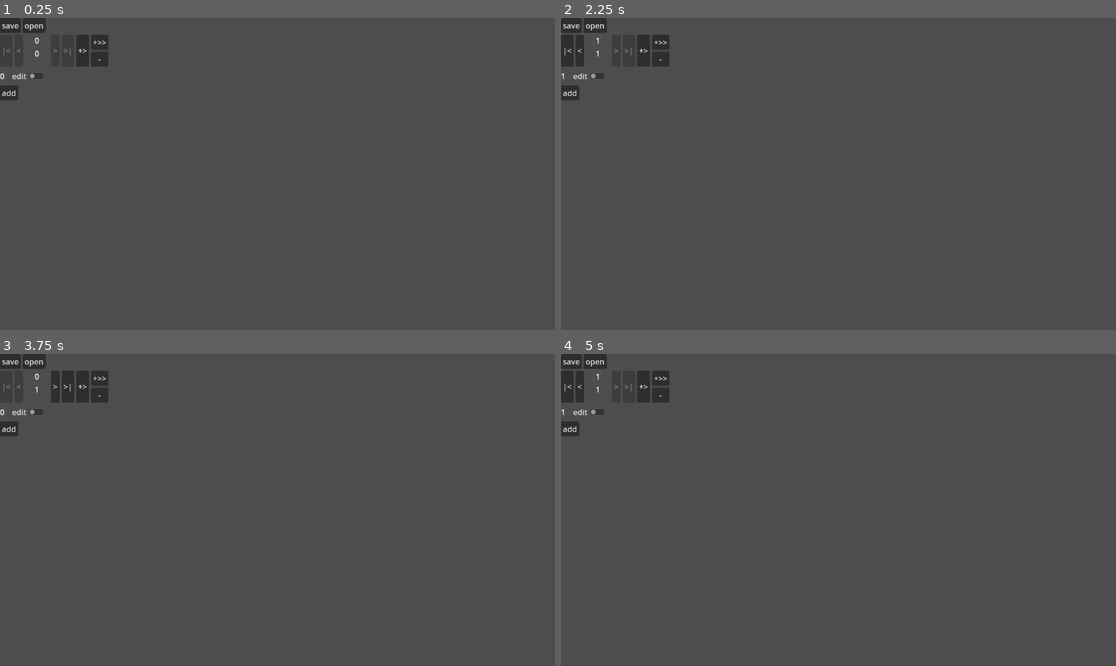
Above: before the commit, frames 1-4 (two rows, left to right).
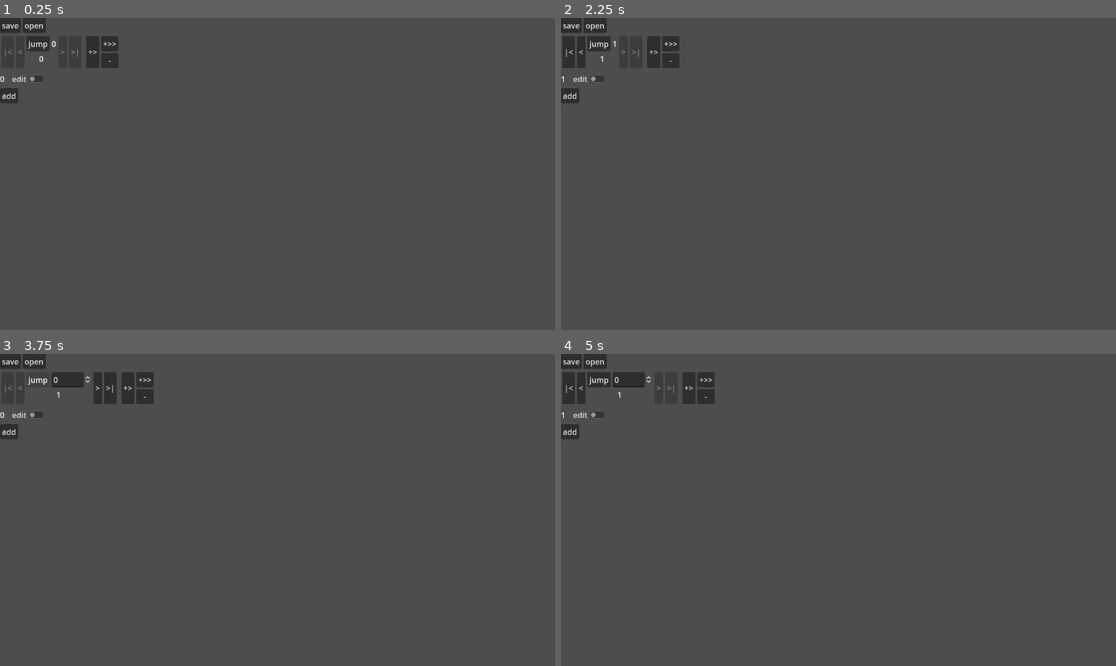
Above: after the commit, the same moments.

Repository: SnekOfSpice/dialog-editor
Game: Godot game, scene res://src/editor.tscn
Same seed, same stepped clock (60 frames per second), same inputs: the game is played once before the commit and once after it.
Inputs (mouse positions are in pixels of both pictures, inside the frame that each line leads up to):
- Up to frame 1 (0.25 s): no input
- Up to frame 2 (2.25 s): click "+>" at 0.5 s; click "|<" at 1.25 s; click ">" at 2 s
- Up to frame 3 (3.75 s): click "<" at 2.75 s; click (38, 378) at 3.5 s, where only the run after the commit has a clickable "jump"
- Up to frame 4 (5 s): click ">|" at 4.25 s

The runs differ from the first frame. In frame 1, 0.8% of the frame differs, in the area x 0-22%, y 5-28%; in frame 2, 0.9%; in frame 3, 1.4%, in the area x 0-28%, y 5-28%; in frame 4, 1.3%.

Commit message:
jump to page

Diff:
--- a/src/editor.gd
+++ b/src/editor.gd
@@ -11,6 +11,8 @@
 
 	Pages.connect("pages_modified", update_controls)
 	update_controls()
+
+	set_current_page_changeable(false)
 
 func load_page(number: int):
 	if number < 0 or number > Pages.get_page_count():
@@ -27,7 +29,7 @@
 
 	prints("loading ", number)
 	var page = _page.instantiate()
-	get_node("Core/PageContainer").add_child(page)
+	$Core/PageContainer.add_child(page)
 	page.init(number)
 	current_page = page
 
@@ -42,8 +44,8 @@
 	find_child("Prev").disabled = current_page.number <= 0
 	find_child("Next").disabled = current_page.number >= Pages.get_page_count() - 1
 	find_child("Last").disabled = current_page.number >= Pages.get_page_count() - 1
-	get_node("Core/PageControl/PageNav/PageCount/Current").text = str(current_page.number)
-	get_node("Core/PageControl/PageNav/PageCount/Count").text = str(Pages.get_page_count() - 1)
+	find_child("PageCountCurrent").text = str(current_page.number)
+	find_child("PageCountMax").text = str(Pages.get_page_count() - 1)
 
 func add_empty_page():
 	var page_count = Pages.get_page_count()
@@ -131,5 +133,23 @@
 	var int_data := {}
 	for i in data.size():
 		int_data[int(i)] = data.get(str(i))
+
 	Pages.page_data = int_data
 	load_page(0)
+
+
+
+func set_current_page_changeable(value:bool):
+	find_child("PageCountSpinCounter").visible = value
+	find_child("PageCountSpinCounter").max_value = Pages.get_page_count() - 1
+	find_child("PageCountSpinCounter").get_line_edit().text = find_child("PageCountCurrent").text
+	find_child("PageCountSpinCounter").apply()
+	find_child("PageCountCurrent").visible = not value
+
+func _on_change_page_button_pressed() -> void:
+
+
+	if find_child("PageCountSpinCounter").visible:
+		load_page(find_child("PageCountSpinCounter").value)
+
+	set_current_page_changeable(find_child("PageCountCurrent").visible)
--- a/src/editor.tscn
+++ b/src/editor.tscn
@@ -1,7 +1,21 @@
-[gd_scene load_steps=3 format=3 uid="uid://bjaj8aln7f08r"]
+[gd_scene load_steps=6 format=3 uid="uid://bjaj8aln7f08r"]
 
+[ext_resource type="Theme" uid="uid://jddhsc4auo55" path="res://visuals/amber_cherryblossom.tres" id="1_nb6ej"]
 [ext_resource type="Script" path="res://src/editor.gd" id="1_r2t7d"]
 [ext_resource type="PackedScene" uid="uid://bl3r0kwwycrmw" path="res://src/page.tscn" id="2_kbraj"]
+
+[sub_resource type="StyleBoxFlat" id="StyleBoxFlat_1frgx"]
+bg_color = Color(0.984314, 0.882353, 0.960784, 0.254902)
+draw_center = false
+border_width_left = 3
+border_width_top = 3
+border_width_right = 3
+border_width_bottom = 3
+border_color = Color(0.847059, 0, 0.631373, 1)
+border_blend = true
+
+[sub_resource type="Theme" id="Theme_bik72"]
+PanelContainer/styles/panel = SubResource("StyleBoxFlat_1frgx")
 
 [node name="Editor" type="Control"]
 layout_mode = 3
@@ -10,6 +24,7 @@
 anchor_bottom = 1.0
 grow_horizontal = 2
 grow_vertical = 2
+theme = ExtResource("1_nb6ej")
 script = ExtResource("1_r2t7d")
 
 [node name="Core" type="VBoxContainer" parent="."]
@@ -39,53 +54,80 @@
 [node name="PageNav" type="HBoxContainer" parent="Core/PageControl"]
 layout_mode = 2
 
-[node name="First" type="Button" parent="Core/PageControl/PageNav"]
+[node name="PanelContainer" type="MarginContainer" parent="Core/PageControl/PageNav"]
+layout_mode = 2
+size_flags_horizontal = 3
+theme = SubResource("Theme_bik72")
+
+[node name="HBoxContainer" type="HBoxContainer" parent="Core/PageControl/PageNav/PanelContainer"]
+layout_mode = 2
+
+[node name="First" type="Button" parent="Core/PageControl/PageNav/PanelContainer/HBoxContainer"]
 layout_mode = 2
 focus_mode = 0
 text = "|<"
 
-[node name="Prev" type="Button" parent="Core/PageControl/PageNav"]
+[node name="Prev" type="Button" parent="Core/PageControl/PageNav/PanelContainer/HBoxContainer"]
 layout_mode = 2
 focus_mode = 0
 text = "<"
 
-[node name="PageCount" type="VBoxContainer" parent="Core/PageControl/PageNav"]
+[node name="PageCount" type="VBoxContainer" parent="Core/PageControl/PageNav/PanelContainer/HBoxContainer"]
 custom_minimum_size = Vector2(50, 0)
 layout_mode = 2
 
-[node name="Current" type="Label" parent="Core/PageControl/PageNav/PageCount"]
+[node name="HBoxContainer" type="HBoxContainer" parent="Core/PageControl/PageNav/PanelContainer/HBoxContainer/PageCount"]
+layout_mode = 2
+
+[node name="ChangePageButton" type="Button" parent="Core/PageControl/PageNav/PanelContainer/HBoxContainer/PageCount/HBoxContainer"]
+layout_mode = 2
+focus_mode = 0
+text = "jump"
+
+[node name="PageCountCurrent" type="Label" parent="Core/PageControl/PageNav/PanelContainer/HBoxContainer/PageCount/HBoxContainer"]
 layout_mode = 2
 text = "40"
 horizontal_alignment = 1
 
-[node name="Count" type="Label" parent="Core/PageControl/PageNav/PageCount"]
+[node name="PageCountSpinCounter" type="SpinBox" parent="Core/PageControl/PageNav/PanelContainer/HBoxContainer/PageCount/HBoxContainer"]
+layout_mode = 2
+update_on_text_changed = true
+select_all_on_focus = true
+
+[node name="PageCountMax" type="Label" parent="Core/PageControl/PageNav/PanelContainer/HBoxContainer/PageCount"]
 layout_mode = 2
 text = "200"
 horizontal_alignment = 1
 
-[node name="Next" type="Button" parent="Core/PageControl/PageNav"]
+[node name="Next" type="Button" parent="Core/PageControl/PageNav/PanelContainer/HBoxContainer"]
 layout_mode = 2
 focus_mode = 0
 text = ">"
 
-[node name="Last" type="Button" parent="Core/PageControl/PageNav"]
+[node name="Last" type="Button" parent="Core/PageControl/PageNav/PanelContainer/HBoxContainer"]
 layout_mode = 2
 focus_mode = 0
 text = ">|"
 
-[node name="AddAfter" type="Button" parent="Core/PageControl/PageNav"]
+[node name="JumpContainer" type="MarginContainer" parent="Core/PageControl/PageNav"]
+layout_mode = 2
+
+[node name="HBoxContainer" type="HBoxContainer" parent="Core/PageControl/PageNav/JumpContainer"]
+layout_mode = 2
+
+[node name="AddAfter" type="Button" parent="Core/PageControl/PageNav/JumpContainer/HBoxContainer"]
 layout_mode = 2
 focus_mode = 0
 text = "+>"
 
-[node name="Positional" type="VBoxContainer" parent="Core/PageControl/PageNav"]
+[node name="Positional" type="VBoxContainer" parent="Core/PageControl/PageNav/JumpContainer/HBoxContainer"]
 layout_mode = 2
 
-[node name="AddLast" type="Button" parent="Core/PageControl/PageNav/Positional"]
+[node name="AddLast" type="Button" parent="Core/PageControl/PageNav/JumpContainer/HBoxContainer/Positional"]
 layout_mode = 2
 text = "+>>"
 
-[node name="DeleteCurrent" type="Button" parent="Core/PageControl/PageNav/Positional"]
+[node name="DeleteCurrent" type="Button" parent="Core/PageControl/PageNav/JumpContainer/HBoxContainer/Positional"]
 layout_mode = 2
 focus_mode = 0
 text = "-"
@@ -113,12 +155,13 @@
 
 [connection signal="pressed" from="Core/FileControl/SaveButton" to="." method="_on_save_button_pressed"]
 [connection signal="pressed" from="Core/FileControl/OpenButton" to="." method="_on_open_button_pressed"]
-[connection signal="pressed" from="Core/PageControl/PageNav/First" to="." method="_on_first_pressed"]
-[connection signal="pressed" from="Core/PageControl/PageNav/Prev" to="." method="_on_prev_pressed"]
-[connection signal="pressed" from="Core/PageControl/PageNav/Next" to="." method="_on_next_pressed"]
-[connection signal="pressed" from="Core/PageControl/PageNav/Last" to="." method="_on_last_pressed"]
-[connection signal="pressed" from="Core/PageControl/PageNav/AddAfter" to="." method="_on_add_after_pressed"]
-[connection signal="pressed" from="Core/PageControl/PageNav/Positional/AddLast" to="." method="_on_add_last_pressed"]
-[connection signal="pressed" from="Core/PageControl/PageNav/Positional/DeleteCurrent" to="." method="_on_delete_current_pressed"]
+[connection signal="pressed" from="Core/PageControl/PageNav/PanelContainer/HBoxContainer/First" to="." method="_on_first_pressed"]
+[connection signal="pressed" from="Core/PageControl/PageNav/PanelContainer/HBoxContainer/Prev" to="." method="_on_prev_pressed"]
+[connection signal="pressed" from="Core/PageControl/PageNav/PanelContainer/HBoxContainer/PageCount/HBoxContainer/ChangePageButton" to="." method="_on_change_page_button_pressed"]
+[connection signal="pressed" from="Core/PageControl/PageNav/PanelContainer/HBoxContainer/Next" to="." method="_on_next_pressed"]
+[connection signal="pressed" from="Core/PageControl/PageNav/PanelContainer/HBoxContainer/Last" to="." method="_on_last_pressed"]
+[connection signal="pressed" from="Core/PageControl/PageNav/JumpContainer/HBoxContainer/AddAfter" to="." method="_on_add_after_pressed"]
+[connection signal="pressed" from="Core/PageControl/PageNav/JumpContainer/HBoxContainer/Positional/AddLast" to="." method="_on_add_last_pressed"]
+[connection signal="pressed" from="Core/PageControl/PageNav/JumpContainer/HBoxContainer/Positional/DeleteCurrent" to="." method="_on_delete_current_pressed"]
 [connection signal="file_selected" from="FDSave" to="." method="_on_fd_save_file_selected"]
 [connection signal="file_selected" from="FDOpen" to="." method="_on_fd_open_file_selected"]
--- /dev/null
+++ b/visuals/amber_cherryblossom.tres
@@ -0,0 +1,7 @@
+[gd_resource type="Theme" format=3 uid="uid://jddhsc4auo55"]
+
+[resource]
+MarginContainer/constants/margin_bottom = 3
+MarginContainer/constants/margin_left = 3
+MarginContainer/constants/margin_right = 3
+MarginContainer/constants/margin_top = 3
